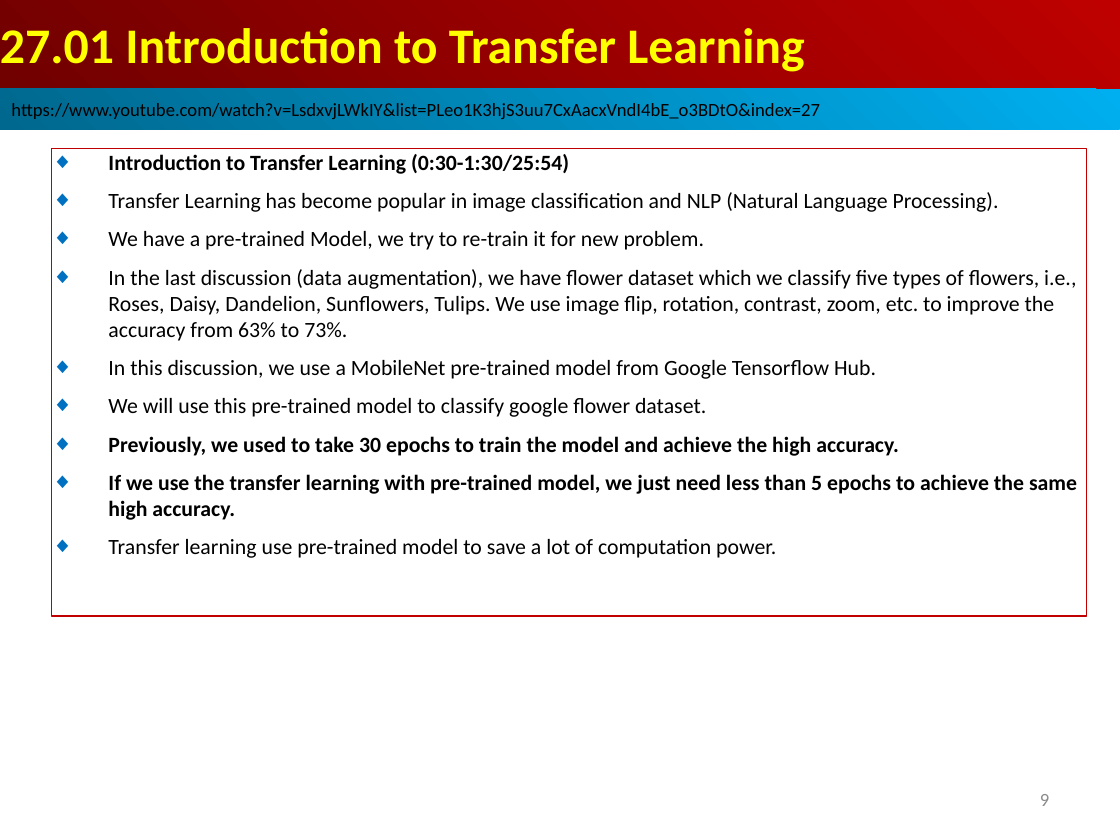
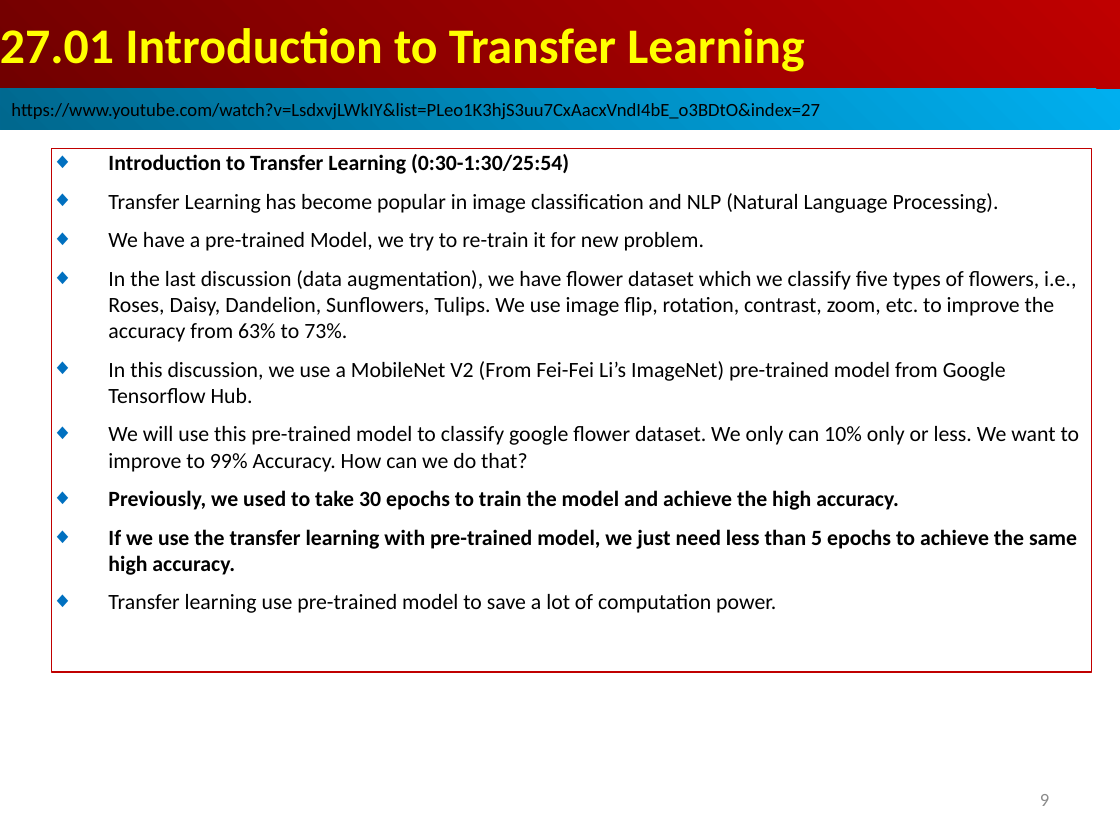
Before and after one commit to peterhchen/AIU_CS512_DL, a slide deck: slide 9 of 000_Lecture_Project/week14/01_Lecture/27.01_04_TL_TF_Hub_Intro.ppt. Drawn at 1120x840 pixels with LibreOffice and Linux fonts; fonts in the diff are those of the drawing. Boxes give left, top, right and bottom in pixels: in the first picture for what was removed or moved away, otherwise in the second. Text is boxed around its words. In the diff, an @@ line names an element or a change of style, - is before the commit and + after.

```diff
--- a/000_Lecture_Project/week14/01_Lecture/27.01_04_TL_TF_Hub_Intro.ppt
+++ b/000_Lecture_Project/week14/01_Lecture/27.01_04_TL_TF_Hub_Intro.ppt
@@ rectangle "Introduction to Transfer Learning (0:30-1:30/25:54)": place and size @@
-rectangle "Introduction to Transfer Learning (0:30-1:30/25:54)" at <box>52,149,1086,616</box>
+rectangle "Introduction to Transfer Learning (0:30-1:30/25:54)" at <box>52,149,1092,672</box>
@@ text in rectangle at <box>108,361,1080,472</box>: text changed @@
-◆ In this discussion, we use a MobileNet pre-trained model from Google Tensorflow Hub.
-◆ We will use this pre-trained model to classify google flower dataset.
+◆ In this discussion, we use a MobileNet V2 (From Fei-Fei Li’s ImageNet) pre-trained model from Google Tensorflow Hub.
+◆ We will use this pre-trained model to classify google flower dataset. We only can 10% only or less. We want to improve to 99% Accuracy. How can we do that?
```
Also in this commit, not shown: 6 other slides changed.
